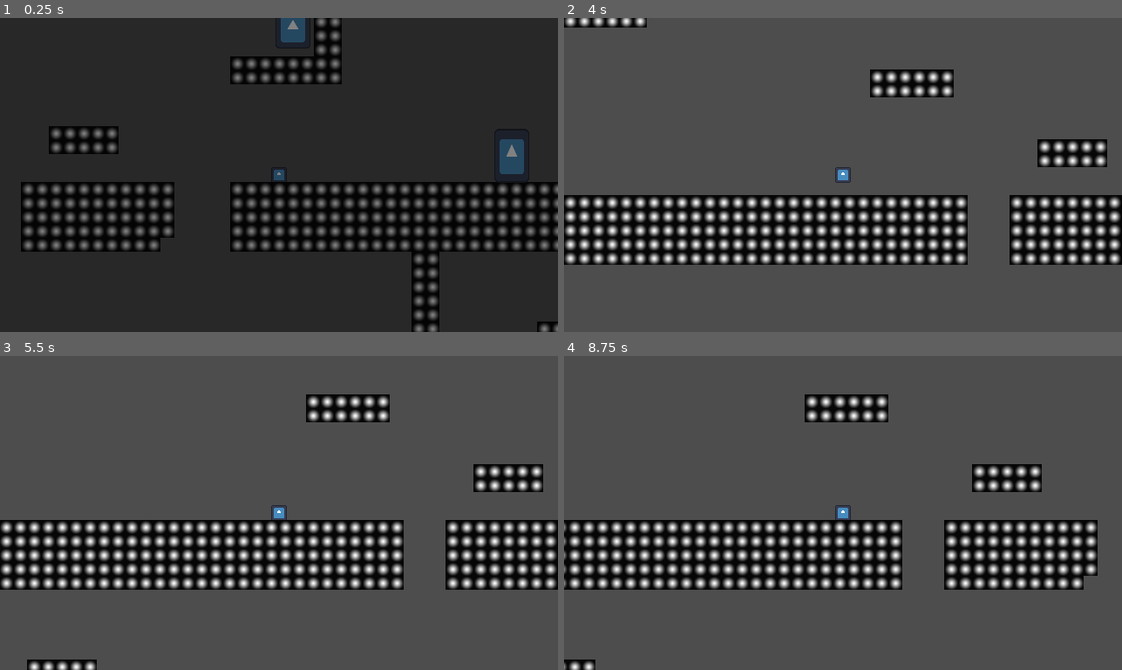
Above: before the commit, frames 1-4 (two rows, left to right).
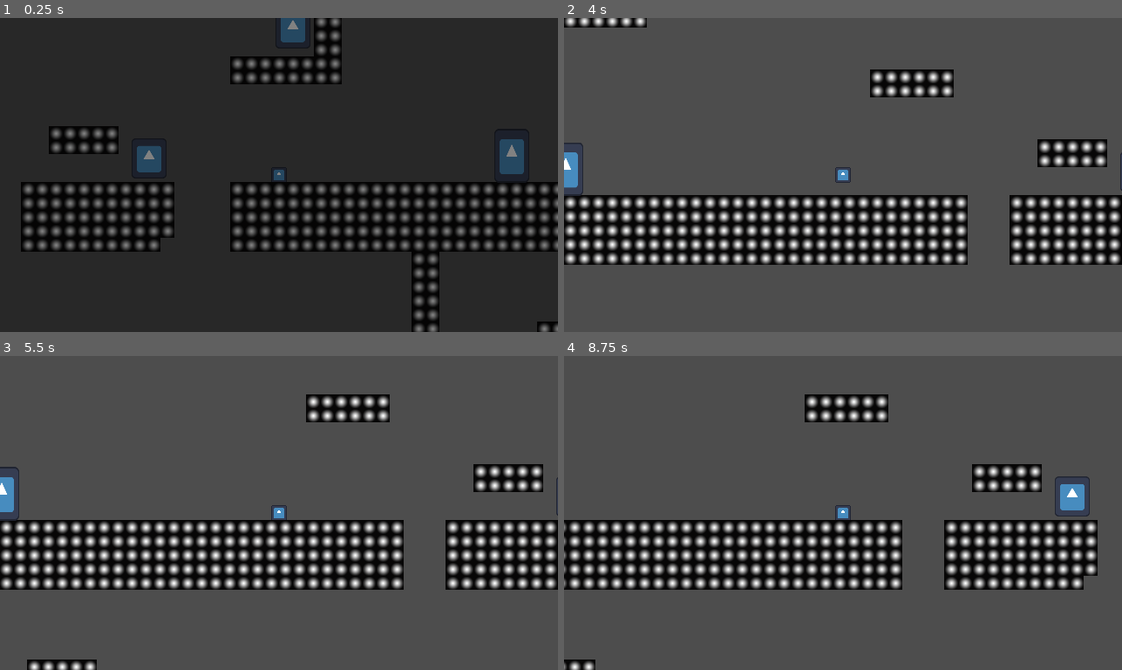
Above: after the commit, the same moments.

Repository: MatthewBL/Gates-and-Gems
Game: Godot game, scene res://scenes/levels/level_test.tscn
The game is run twice, just before and just after one commit, with the same random seed, the same clock (stepped at 60 frames per second) and the same inputs. This scene is started directly instead of the project's main scene. The engine's default icon, where the game draws it, is replaced by a stand-in: a white triangle on a blue panel in a dark square.
Inputs:
- Up to frame 1 (0.25 s): no input
- Up to frame 2 (4 s): tap Enter (ui_accept) at 0.5, 0.77, 1.52, 3.02, 3.77 s; hold Right (ui_right) 0.53-2.03 s; hold Left (ui_left) 2.03-2.78 s; hold Right (ui_right) from 2.78 s (still down)
- Up to frame 3 (5.5 s): release Right (ui_right) at 4.28 s; hold Left (ui_left) 4.28-5.03 s; tap Enter (ui_accept) at 4.52 s; hold Right (ui_right) from 5.03 s (still down)
- Up to frame 4 (8.75 s): release Right (ui_right) at 5.78 s; hold Left (ui_left) 5.78-7.28 s; tap Enter (ui_accept) at 6.02, 6.77, 7.52 s; hold Right (ui_right) from 7.28 s (still down)

The runs differ from the first frame. In frame 1, 0.4% of the frame differs, in the area x 24-29%, y 40-50%; in frame 2, 0.4%; in frame 3, 0.4%; in frame 4, 0.5%, in the area x 87-95%, y 38-52%.

Commit message:
Collected gems apply to all copies

Diff:
--- a/player_movement.gd
+++ b/player_movement.gd
@@ -40,7 +40,7 @@
 
 
 func _on_door_body_entered(body: Node2D) -> void:
-	if gems >= level_manager.gems:
+	if gems >= level_manager.gem_count:
 		print("Door entered")
 		level_manager.fade_in_out.fadeOut()
 	else:
--- a/scenes/gem.gd
+++ b/scenes/gem.gd
@@ -1,4 +1,8 @@
+class_name Gem
 extends Area2D
+
+@export var id: StringName
+@export var level_manager: LevelManager
 
 
 # Called when the node enters the scene tree for the first time.
@@ -15,5 +19,5 @@
 	if body is PlayerMovement:
 		body.gems += 1
 		print("Gem obtained")
-		queue_free()
+		level_manager.free_gem(self)
 	pass # Replace with function body.
--- a/scenes/levels/level_manager.gd
+++ b/scenes/levels/level_manager.gd
@@ -5,7 +5,7 @@
 @export var level: Level
 @export var player: PlayerMovement
 @export var fade_in_out: FadeInOut
-@export var gems: int
+@export var gem_count: int
 
 
 func _ready() -> void:
@@ -36,3 +36,10 @@
 		player.global_position.y -= level.height
 	elif player.global_position.y < 0:
 		player.global_position.y += level.height
+
+func free_gem(target_gem: Gem) -> void:
+	var gems = get_tree().get_nodes_in_group("Gem")
+	var id = target_gem.id
+	for gem in gems:
+		if gem.id == id:
+			gem.queue_free()
--- a/scenes/levels/level_test.tscn
+++ b/scenes/levels/level_test.tscn
@@ -12,7 +12,7 @@
 level = NodePath("Node2D")
 player = NodePath("CharacterBody2D")
 fade_in_out = NodePath("FadeInOut")
-gems = 1
+gem_count = 2
 
 [node name="CharacterBody2D" parent="." unique_id=879361713 node_paths=PackedStringArray("level_manager") instance=ExtResource("2_4ptlp")]
 position = Vector2(520, 543)
@@ -20,12 +20,19 @@
 
 [node name="Node2D" parent="." unique_id=787758616 instance=ExtResource("3_ycf23")]
 
-[node name="Door" parent="." unique_id=1757254397 instance=ExtResource("4_ycf23")]
+[node name="Door" parent="Node2D" unique_id=1757254397 instance=ExtResource("4_ycf23")]
 position = Vector2(787, 546)
 
-[node name="Gem" parent="." unique_id=82949541 instance=ExtResource("5_uh3ll")]
+[node name="Gem" parent="Node2D" unique_id=82949541 node_paths=PackedStringArray("level_manager") groups=["Gem"] instance=ExtResource("5_uh3ll")]
 position = Vector2(536.00006, 400)
+id = &"1"
+level_manager = NodePath("../..")
+
+[node name="Gem2" parent="Node2D" unique_id=1485944378 node_paths=PackedStringArray("level_manager") groups=["Gem"] instance=ExtResource("5_uh3ll")]
+position = Vector2(371.00006, 549)
+id = &"2"
+level_manager = NodePath("../..")
 
 [node name="FadeInOut" parent="." unique_id=1018078760 instance=ExtResource("6_uh3ll")]
 
-[connection signal="body_entered" from="Door" to="CharacterBody2D" method="_on_door_body_entered"]
+[connection signal="body_entered" from="Node2D/Door" to="CharacterBody2D" method="_on_door_body_entered"]
